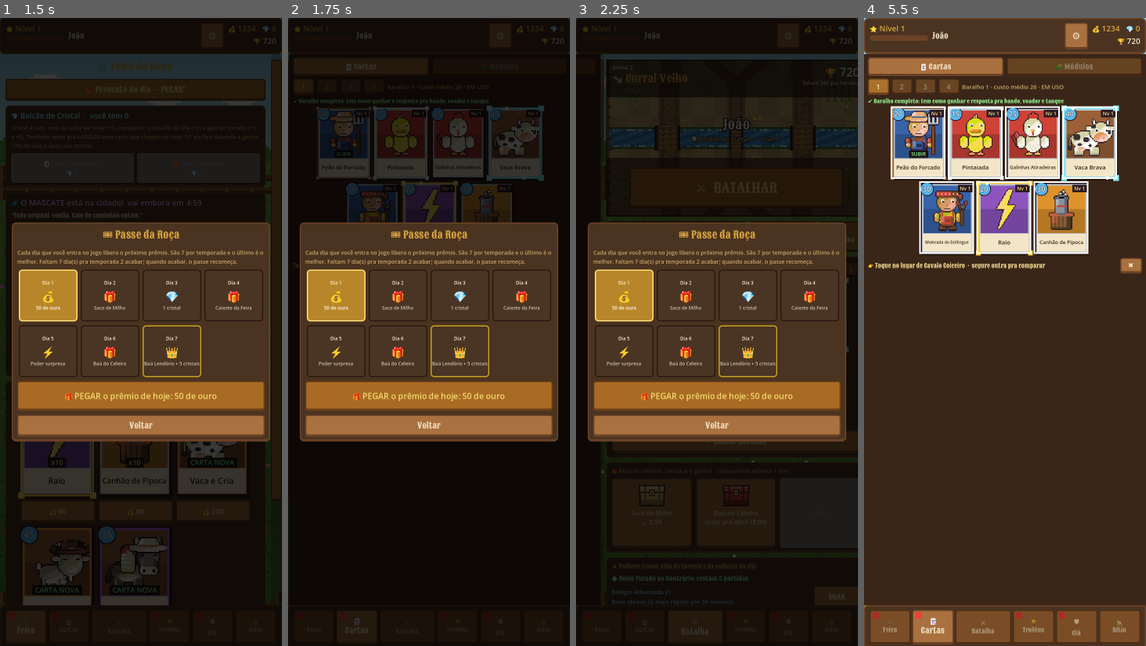
Above: before the commit, frames 1-4 (left to right).
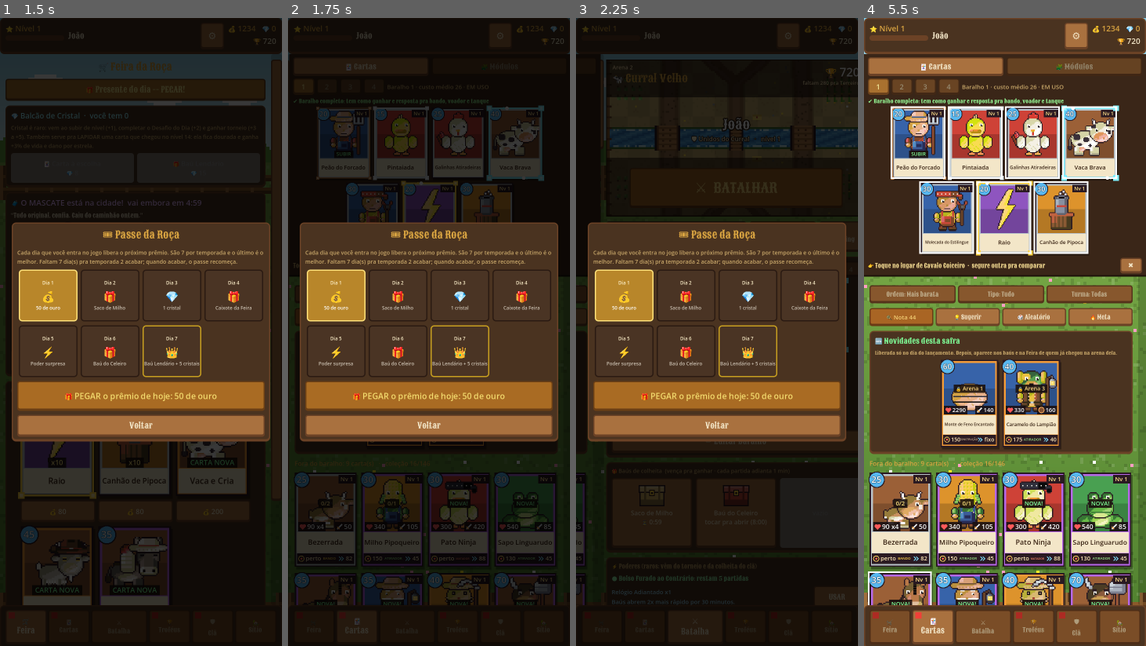
Above: after the commit, the same moments.

Repository: Generadevde/farmarena
Game: Godot game, scene res://ci/shot.tscn
Same seed, same stepped clock (60 frames per second), same inputs: the game is played once before the commit and once after it. This scene is started directly instead of the project's main scene. The engine's default icon, where the game draws it, is replaced by a stand-in: a white triangle on a blue panel in a dark square.
Inputs (mouse positions are in pixels of both pictures, inside the frame that each line leads up to):
- Up to frame 1 (1.5 s): click "⚙" at 0.5 s; click "🎁 Presente do dia -- PEGAR!" at 1.25 s
- Up to frame 2 (1.75 s): no input
- Up to frame 3 (2.25 s): click "🃏 Cartas" at 2 s
- Up to frame 4 (5.5 s): click "🎟 Passe 0 de 7 · PEGAR!" at 2.75 s; click "200 pts Saco de Milho" at 3.5 s; click (1095, 212) at 4.25 s; click (911, 294) at 5 s, where only the run after the commit has a clickable "Ordem: Mais barata"

Frame 1 is identical in both runs. In frame 2, 10% of the frame differs, in the area x 0-98%, y 41-94%; in frame 3, 0.4%; in frame 4, 36%, in the area x 0-100%, y 41-94%.

Commit message:
Coleção de cartas voltou a aparecer embaixo do baralho
O aviso "o que falta no baralho" (versão 105) usava texto com quebra
automática dentro da doca fixa. Antes de ser desenhada, a doca "media"
milhares de pixels de altura, e o espaço reservado embaixo dela empurrava
filtros, novidades e a coleção inteira pra fora da tela. Agora é uma linha só.

Co-Authored-By: Claude Fable 5.2 <noreply@anthropic.com>
Claude-Session: https://claude.ai/code/session_01F2c9wwKpd4XWAaAeM55Dzi

Diff:
--- a/Scripts/hub.gd
+++ b/Scripts/hub.gd
@@ -1449,9 +1449,14 @@
 		il.clip_text = true
 		head.add_child(il)
 		# o que falta no baralho, pelos tipos das cartas
+		# UMA linha só, sem quebra: texto com quebra automática faz a doca "medir" milhares de
+		# pixels de altura antes de ser desenhada, e o espaço reservado embaixo dela empurrava a
+		# coleção inteira pra fora da tela (bug da versão 105 a 107: "as cartas sumiram")
 		var gaps = Catalogo.deck_gaps(Progresso.deck_cards(_deck_slot))
-		var gl = _wrap("⚠ Falta: " + ", ".join(gaps) if !gaps.is_empty() else "✔ Baralho completo: tem como ganhar e resposta pra bando, voador e tanque", 14,
+		var gl = _label("⚠ Falta: " + ", ".join(gaps) if !gaps.is_empty() else "✔ Baralho completo: tem como ganhar e resposta pra bando, voador e tanque", 14,
 			Color(1.0, 0.75, 0.4) if !gaps.is_empty() else Color(0.6, 1.0, 0.6))
+		gl.clip_text = true
+		gl.text_overrun_behavior = TextServer.OVERRUN_TRIM_ELLIPSIS
 		col.add_child(gl)
 		if !is_active:
 			var ub = _button("Usar este", _pick_active_deck.bind(_deck_slot), 15)
